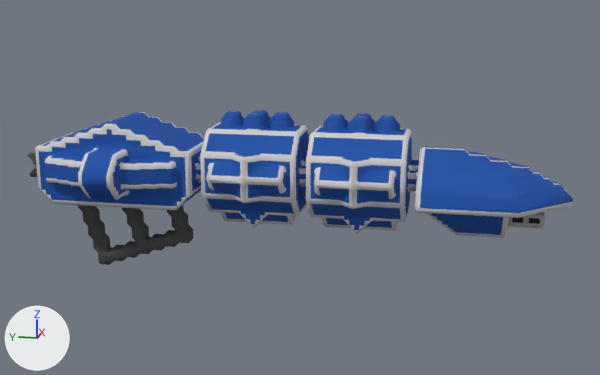
The OBJ model src/jsMain/resources/meshes/diadochi-3-ereshkigal-class.obj, before and after one commit.
Rendered twice from a 50 mm lens placed at (-160.4, -33.8, -58.3), pointed at (0.8, -1.6, -98.5). Arrows for +X, +Y and +Z are at lower left; the lights stay in place. Where no turn or scale is listed for an object, it has been applied to the vertices.

Objects in the first picture: 'diadochi-3-ereshkigal-class'.
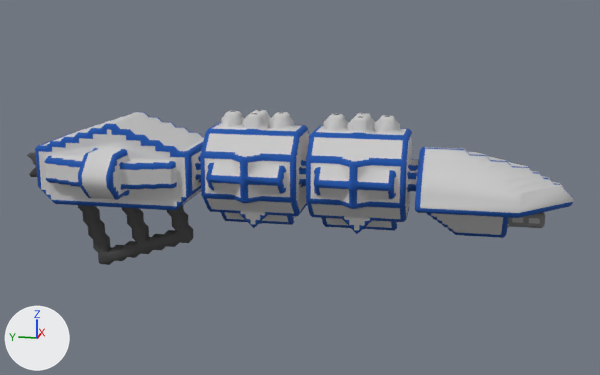
The newer file is also turned or shifted as a whole; pictures and numbers use the older file's frame.

Changed parts and their boxes (x1, y1, x2, y2) in the pictures (600 x 375 px; the box of a moved part takes in the faces that stretch with it):
part 1 of me_diadochi_3_ereshkigal_class, moved or reshaped
    before: (200, 116, 418, 229)
    after: (180, 114, 399, 228)
part 2 of me_diadochi_3_ereshkigal_class, surface changed
    both: (35, 110, 573, 238)

The edits, one by one:
me_diadochi_3_ereshkigal_class is used by ob_diadochi_3_ereshkigal_class; location (0.0, 0.0, 0.0).
me_diadochi_3_ereshkigal_class had 3808 vertices, 7011 faces and spanned x -16.5..16.5, y -54.5..54.5, z -117.3..-83.3.
me_diadochi_3_ereshkigal_class now has 3800 vertices, 7010 faces and spans x -16.5..16.5, y -54.5..54.5, z -117.3..-83.3.
me_diadochi_3_ereshkigal_class part 1: 1 vertex moved from x -0.5, y 10.0, z -85.8 to x -1.5, y 11.0, z -85.8; 30 vertices removed from x -11.0..10.5, y -25.3..18.0, z -105.8..-84.8; 21 vertices added at x -11.0..11.0, y -24.0..19.5, z -105.8..-84.3.
me_diadochi_3_ereshkigal_class part 2: 5654 kept faces spanning x -16.5..16.5, y -54.5..51.7, z -106.3..-83.3 get new texture (UV) coordinates.
